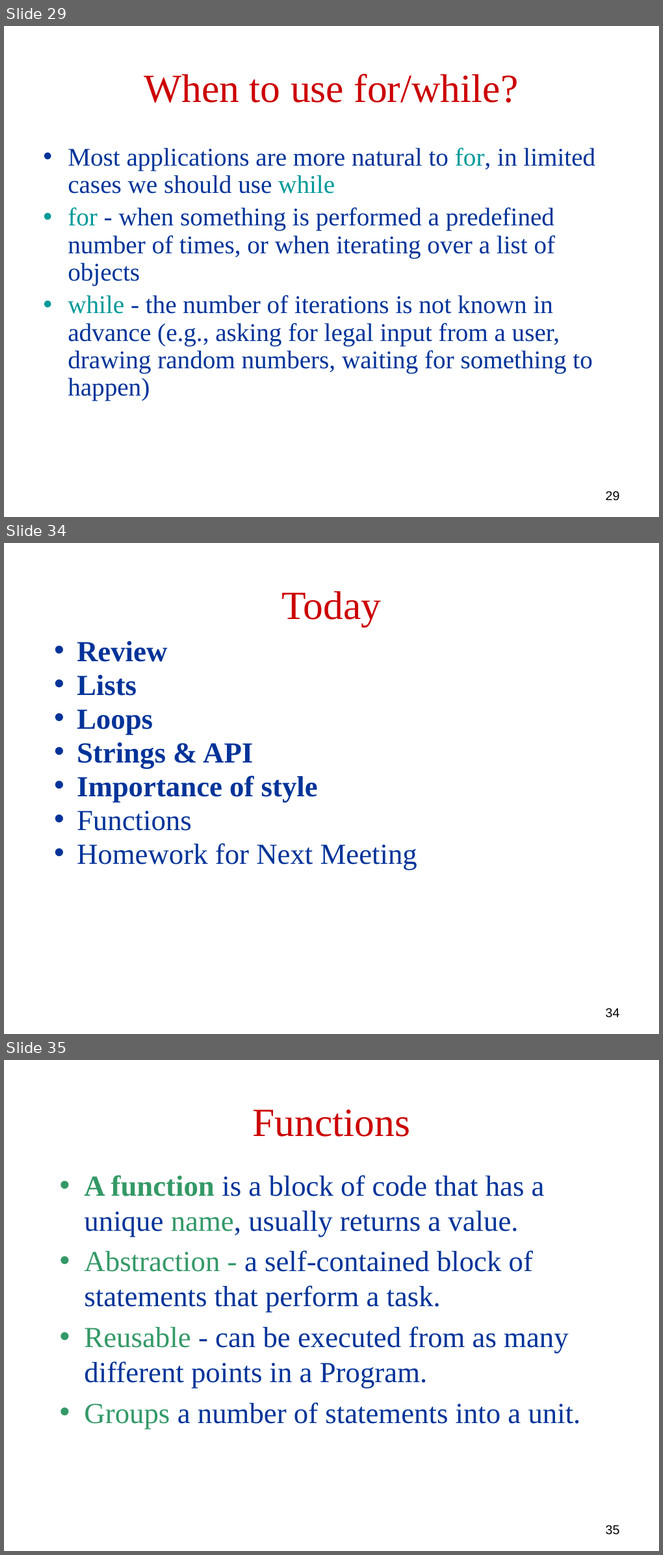
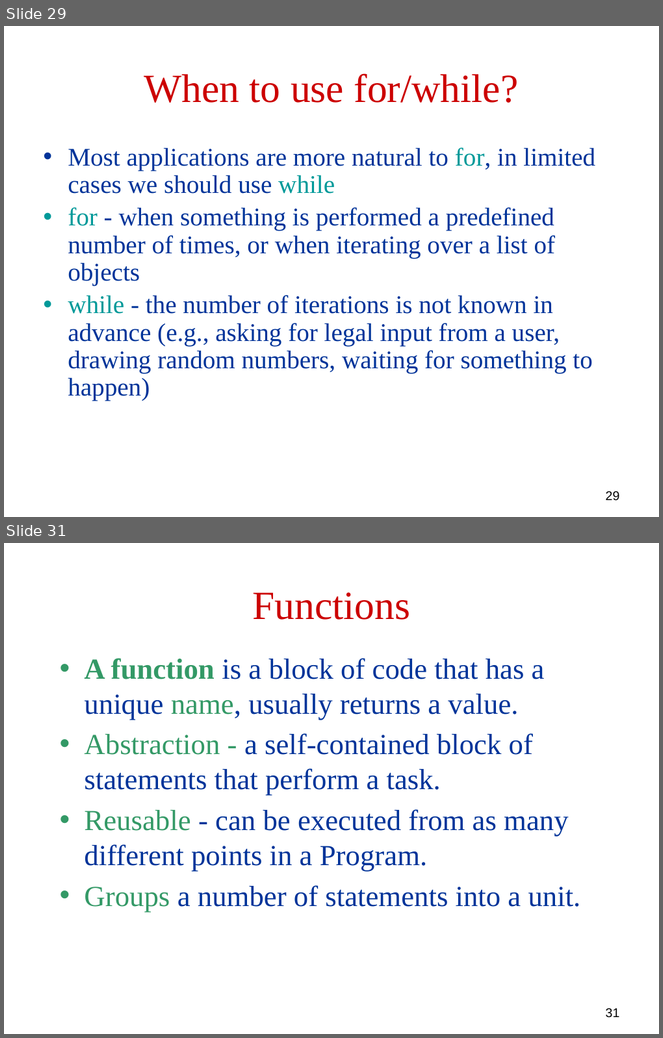
Before and after one commit to robintux/gip, a slide deck: Sessions/2/gip2.pptx. Shown one above the other, each under a label of ours: slides 29, 34 and 35 before the commit, slides 29 and 31 after it; the slides between them are not shown. The pictures are 663x1555 and 663x1038 pixels, drawn with LibreOffice and Linux fonts; fonts in the diff are those of the drawing. Boxes give left, top, right and bottom in pixels: in the first picture for what was removed or moved away, otherwise in the second. Text is boxed around its words. In the diff, an @@ line names an element or a change of style, - is before the commit and + after.

```diff
--- a/Sessions/2/gip2.pptx
+++ b/Sessions/2/gip2.pptx
@@ slide 34 removed at bbox=[4, 543, 659, 1034], background #FFFFFF @@
@@ text removed at bbox=[282, 591, 381, 627] @@
-Today
@@ text removed at bbox=[77, 641, 417, 870] @@
-• Review
-• Lists
-• Loops
-• Strings & API
-• Importance of style
-• Functions
-• Homework for Next Meeting
@@ page number removed at bbox=[606, 1008, 620, 1018] @@
-34
@@ what was slide 35 is now slide 31 @@
@@ page number at bbox=[606, 1008, 620, 1018]: text changed @@
-35
+31
```
Also in this commit, not shown: 12 slides changed, 3 other slides removed.
